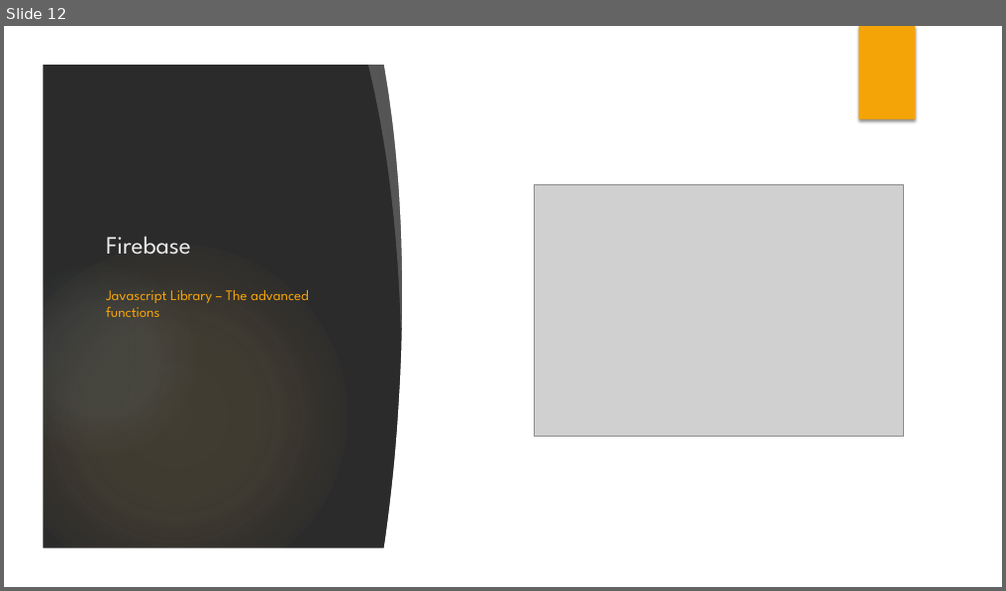
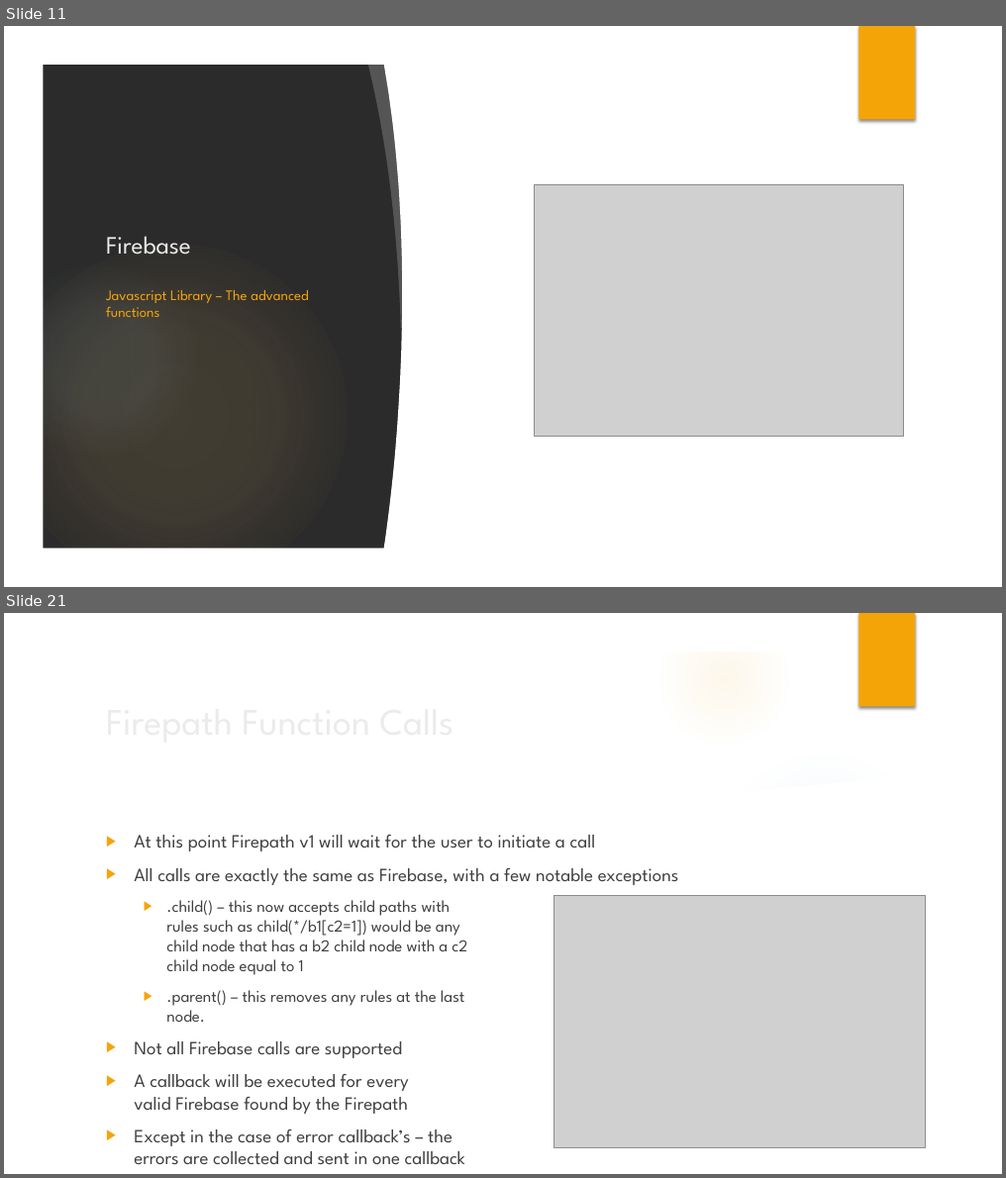
Before and after one commit to jbrelloch/Firepath, a slide deck: FirepathPresentation.pptx. Shown one above the other, each under a label of ours: slide 12 before the commit, slides 11 and 21 after it; the slides between them are not shown. The pictures are 1006x591 and 1006x1178 pixels, drawn with LibreOffice and Linux fonts; fonts in the diff are those of the drawing; grey boxes stand for pictures; background and template pictures are left out; a plain dark background stands for a picture behind light text. Boxes give left, top, right and bottom in pixels: in the first picture for what was removed or moved away, otherwise in the second. Text is boxed around its words. In the diff, an @@ line names an element or a change of style, - is before the commit and + after.

```diff
--- a/FirepathPresentation.pptx
+++ b/FirepathPresentation.pptx
@@ slide 21 added at box(4, 613, 1002, 1174), background picture (left out); not listed: 7 template elements that a slide beside it also shows @@
@@ title added at box(98, 691, 816, 751), 36 pt, text #EBEBEB @@
+Firepath Function Calls
@@ freeform shape added at box(698, 738, 971, 819), fill #FFFFFF at 20% opacity @@
@@ ellipse added at box(709, 750, 939, 980), fill gradient #8EBBD2 @@
@@ freeform shape added at box(42, 765, 964, 1137), fill #FFFFFF @@
@@ text added at box(134, 835, 679, 1164), 18 pt, text #404040 @@
+▶ At this point Firepath v1 will wait for the user to initiate a call
+▶ All calls are exactly the same as Firebase, with a few notable exceptions
+  ▶ .child() – this now accepts child paths with
+    rules such as child(*/b1[c2=1]) would be any
+    child node that has a b2 child node with a c2
+    child node equal to 1
+  ▶ .parent() – this removes any rules at the last
+    node.
+▶ Not all Firebase calls are supported
+▶ A callback will be executed for every
+  valid Firebase found by the Firepath
+▶ Except in the case of error callback’s – the
+  errors are collected and sent in one callback
@@ picture added at box(553, 895, 926, 1149) @@
@@ what was slide 12 is now slide 11 @@
```
Also in this commit, not shown: 10 slides changed, 14 other slides added, 5 slides removed, 14 other files.
